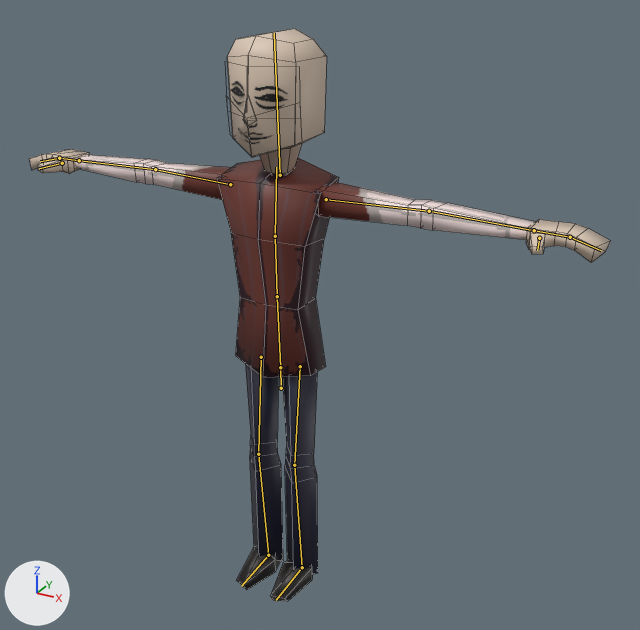
Renders of the Blender file models/mercenary/mercenary.blend from each side of a commit.
One viewpoint serves both versions: a 50 mm camera at (1.272, -2.062, 1.996) aimed at (0.173, -0.065, 0.998). The lights are fixed; the arrows at lower left show +X, +Y and +Z. The bones that bend it are drawn over the model as lines. Mesh edges are drawn as thin lines.

Names of what the first picture shows: 'hands', 'head_mesh', 'legs', 'torso'.
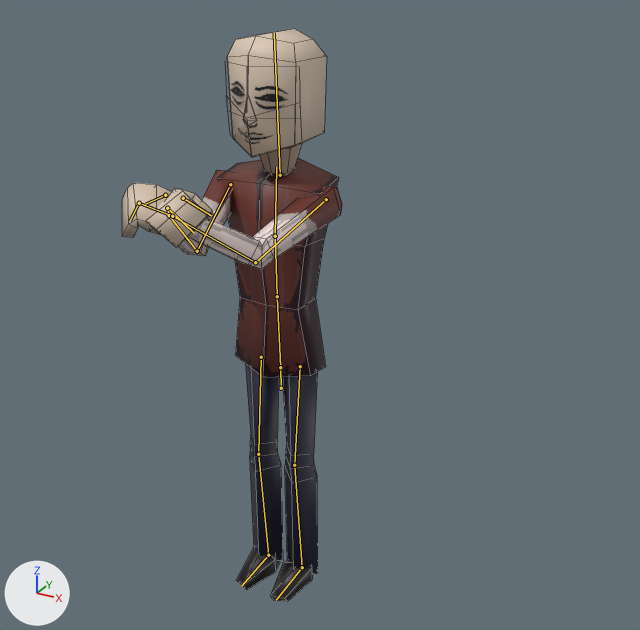
The newer file adds an action. The first version stands in its rest pose; the second is drawn at frame 29 of the action 'both_swing_recoil'.

The edits, one by one:
Bone 'r_arm_pole_e' (bone_r_arm_pole_e) moves from (0.0, 0.0, 0.0) to (-0.216, -0.068, 0.388).
Bone 'l_arm_pole_e' (bone_l_arm_pole_e) moves from (0.0, 0.0, 0.0) to (0.216, -0.068, 0.388).
Bone 'l_arm_ik_e' (bone_l_arm_ik_e) moves from (0.0, 0.0, 0.0) to (-0.571, 0.058, -0.657).
Bone 'l_arm_ik_e' (bone_l_arm_ik_e) turns from (0, 0, 0) to (-58, -158, 34) degrees about its own x, y and z.
Bone 'l_hand1_e' (bone_l_hand1_e) turns from (0, 0, 0) to (90, 0, -16) degrees about its own x, y and z.
Bone 'l_thumb_e' (bone_l_thumb_e) turns from (0, 0, 0) to (79, 11, 5) degrees about its own x, y and z.
Bone 'r_arm_ik_e' (bone_r_arm_ik_e) moves from (0.0, 0.0, 0.0) to (0.571, 0.058, -0.657).
Bone 'r_arm_ik_e' (bone_r_arm_ik_e) turns from (0, 0, 0) to (-58, 158, -34) degrees about its own x, y and z.
Bone 'r_hand1_e' (bone_r_hand1_e) turns from (0, 0, 0) to (90, 0, 16) degrees about its own x, y and z.
Bone 'r_thumb_e' (bone_r_thumb_e) turns from (0, 0, 0) to (79, -11, -5) degrees about its own x, y and z.

Changed parts and their boxes [x1, y1, x2, y2] in the pictures (640 x 630 px):
'torso', posed
    before: [75, 154, 535, 377]
    after: [179, 158, 342, 377]
'hands', posed (84% narrower, 43% shorter)
    before: [29, 149, 611, 263]
    after: [122, 182, 214, 247]
